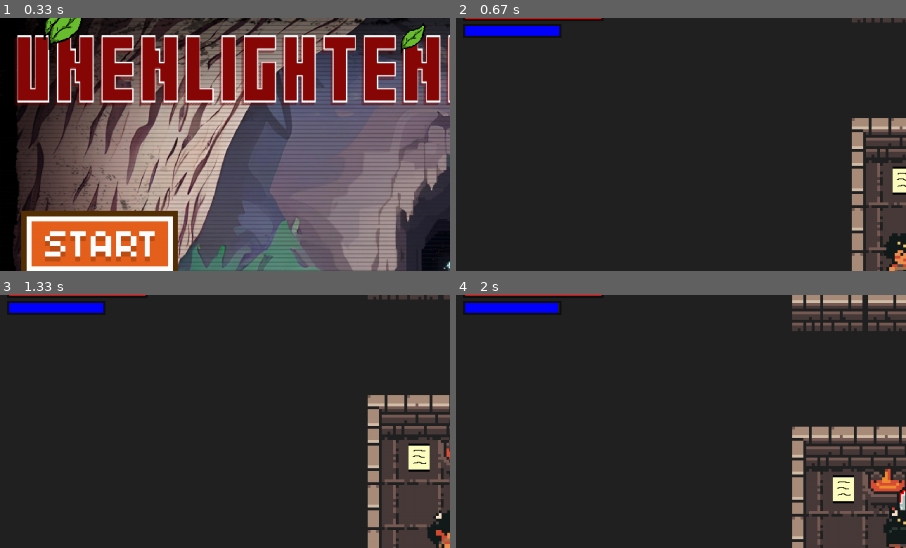
Above: before the commit, frames 1-4 (two rows, left to right).
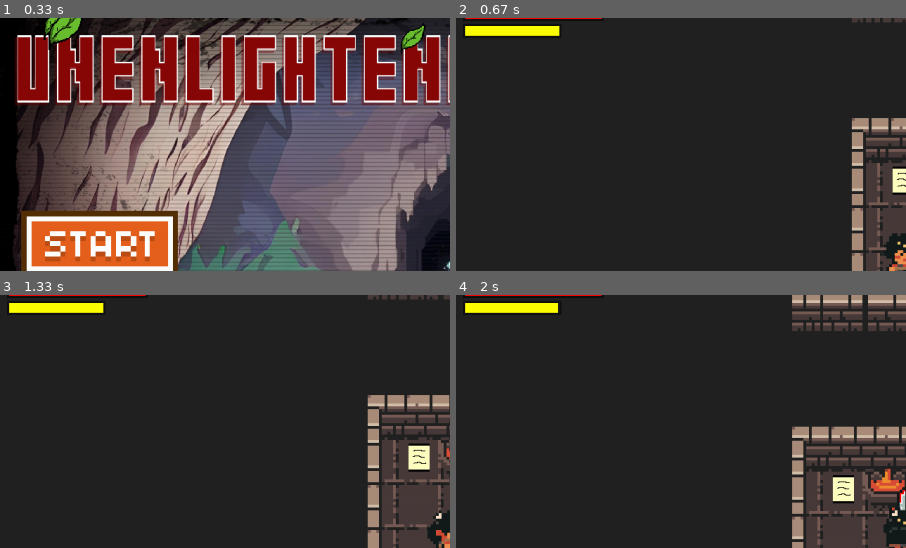
Above: after the commit, the same moments.

Repository: thebugitself/Unenlightened
Game: pygame game, started from code/main.py
Same seed, same stepped clock (60 frames per second), same inputs: the game is played once before the commit and once after it.
Inputs (mouse positions are % of the whole screen's width and height, from its top left):
- Up to frame 1 (0.33 s): no input
- Up to frame 2 (0.67 s): click (11, 49) at 0.38 s
- Up to frame 3 (1.33 s): tap K at 0.67 s; hold D from 1 s (still down)
- Up to frame 4 (2 s): release D at 1.47 s; hold W 1.5-1.8 s; tap K at 1.65 s; hold D from 1.83 s (still down)
The pictures show only the part of the screen within x 0-50%, y 4-54%; the shares and areas given below are measured in that part.

Frame 1 is identical in both runs. In frame 2, 0.8% of the frame differs, in the area x 2-24%, y 3-8%; in frame 3, 0.8%; in frame 4, 0.8%.

Commit message:
damn kelar

Diff:
--- a/code/config.py
+++ b/code/config.py
@@ -5,10 +5,6 @@
 HEIGTH   = 720
 FPS      = 60
 TILESIZE = 64
-
-#random koordinat
-koordinat_x = 192
-koordinat_y = random.randint(2670, 2962)
 
 # ui
 BAR_HEIGHT = 20
@@ -26,7 +22,7 @@
 
 # ui colors
 HEALTH_COLOR = 'red'
-ENERGY_COLOR = 'blue'
+ENERGY_COLOR = 'yellow'
 UI_BORDER_COLOR_ACTIVE = 'gold'
 
 weapon_data = {
Binary file changed: graphics/map/messages/raped.png
